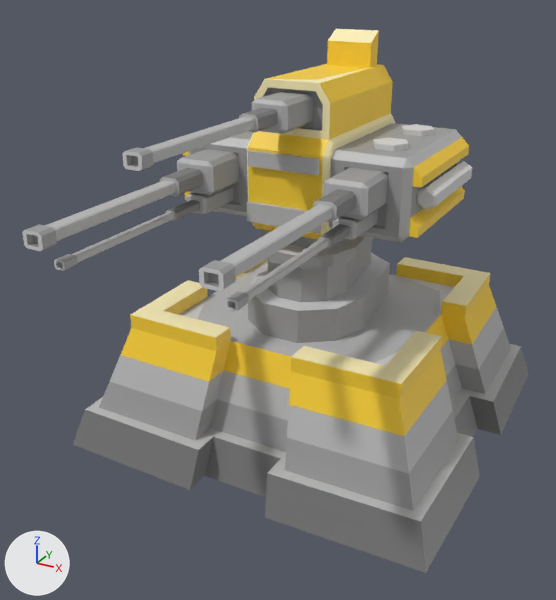
The FBX model Assets/Third-party/Palmov Island/Low Poly Military Turrets Pack/Models/towers_rapid/tower_rapid_yellow_3.fbx: old version first, new version second.
Rendered twice from a 50 mm camera at (1.38, -5.63, 2.02) aimed at (-0.05, -3.01, 0.71). Lighting does not change. The marker at lower left points along +X, +Y and +Z. Where no turn or scale is listed for an object, it has been applied to the vertices.

Objects in the first picture: 'top_rapid_yellow_3', 'tower_rapid_yellow_3'.
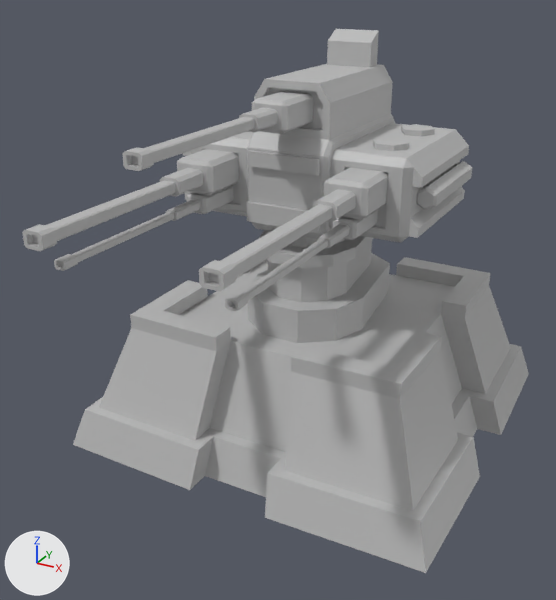
Commit message: Towers update

What changed in the scene script:
```text
Change mat_towers_texture:
    where n0 = _N.new('ShaderNodeBsdfPrincipled'); n0.name = 'Principled BSDF'
    add n0.inputs[0].default_value = (0.5, 0.5, 0.5, 1.0)  # 'Base Color', grey #bcbcbc
    remove n2 = _N.new('ShaderNodeTexImage'); n2.name = 'Image Texture'
    remove n2.image = img_main_texture_png
    remove n3 = _N.new('ShaderNodeUVMap'); n3.name = 'UV Map'
    remove n4 = _N.new('ShaderNodeMapping'); n4.name = 'Mapping'
    remove n4.vector_type = 'TEXTURE'
    remove n4.inputs[1].default_value = (0.0, -1.0, 0.0)  # 'Location'
    remove _L.new(n3.outputs[0], n4.inputs[0])  # 'UV' to 'Vector'
    remove _L.new(n4.outputs[0], n2.inputs[0])  # 'Vector' to 'Vector'
    remove _L.new(n2.outputs[0], n0.inputs[0])  # 'Color' to 'Base Color'
Change me_top_rapid_yellow_3_ncl1_1:
    where me_top_rapid_yellow_3_ncl1_1.from_pydata(...)  # 825 vertices, 788 faces; spans x -0.58..0.58, y -1.39..0.39, z 0.0..1.21
    used by ob_top_rapid_yellow_3; location = (-0.024, -2.64, 0.533)
    me_top_rapid_yellow_3_ncl1_1 part 1: texture (UV) coordinates of 105 of 788 faces, centred in x -0.54..0.54, y -0.37..0.37, z 0.45..1.19, changed; they spanned u 0.18..0.31, v 0.69..0.73 and now span u 0.3..0.44, v 0.69..0.73
Change me_tower_rapid_yellow_3_ncl1_1:
    where me_tower_rapid_yellow_3_ncl1_1.from_pydata(...)  # 156 vertices, 153 faces; spans x -0.85..0.85, y -0.85..0.85, z 0.0..0.61
    used by ob_tower_rapid_yellow_3; location = (-0.024, -2.648, 0.0)
    me_tower_rapid_yellow_3_ncl1_1 part 2: texture (UV) coordinates of 52 of 153 faces, centred in x -0.65..0.65, y -0.65..0.65, z 0.49..0.61, changed; they spanned u 0.18..0.32, v 0.69..0.7 and now span u 0.3..0.44, v 0.69..0.7
```

Boxes (x1, y1, x2, y2) around the edits, measured in the pictures (556 x 600 px):
'tower_rapid_yellow_3', surface changed: (73, 257, 529, 573) in both
'top_rapid_yellow_3', surface changed: (22, 29, 472, 343) in both
part 1 of me_top_rapid_yellow_3_ncl1_1, surface changed (yellow to grey): (183, 29, 469, 239) in both
part 2 of me_tower_rapid_yellow_3_ncl1_1, surface changed (yellow to grey): (121, 257, 496, 436) in both
